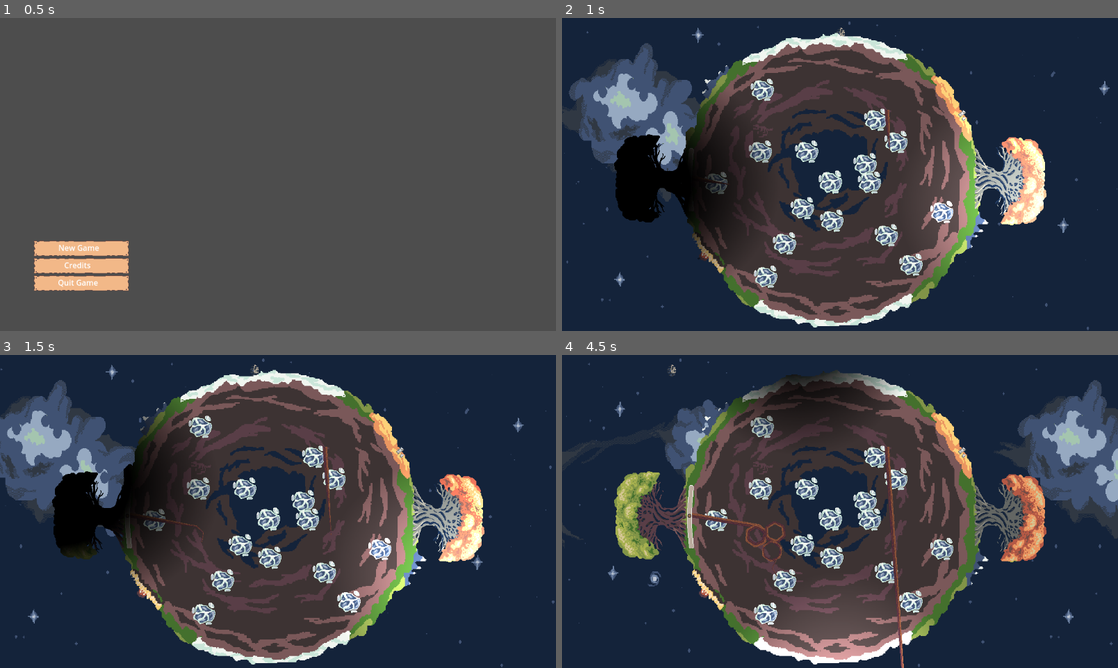
Above: before the commit, frames 1-4 (two rows, left to right).
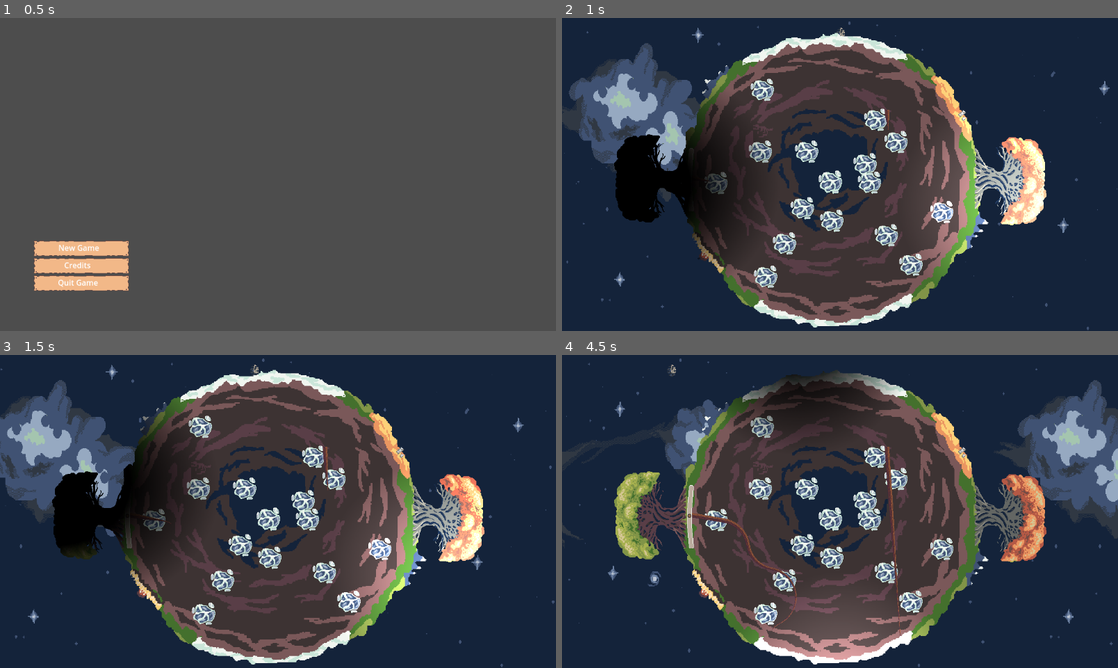
Above: after the commit, the same moments.

Repository: Rotta-Games/ragerootin
Game: Godot game, scene res://main.tscn
The game is run twice, just before and just after one commit, with the same random seed, the same clock (stepped at 60 frames per second) and the same inputs.
Inputs:
- Up to frame 1 (0.5 s): no input
- Up to frame 2 (1 s): click "New Game" at 0.5 s
- Up to frame 3 (1.5 s): hold Right (player1_move_right) from 1.28 s (still down)
- Up to frame 4 (4.5 s): release Right (player1_move_right) at 2.03 s; hold Left (player1_move_left) 2.03-2.78 s; hold Right (player1_move_right) 2.78-4.28 s; hold Left (player1_move_left) from 4.28 s (still down)

Frame 1 is identical in both runs. In frame 2, less than 0.1% of the frame differs, in the area x 25-59%, y 31-54%; in frame 3, 0.1%; in frame 4, 0.6%, in the area x 28-62%, y 41-100%.

Commit message:
Root length and turn speed

Diff:
--- a/player1.gd
+++ b/player1.gd
@@ -7,9 +7,9 @@
 
 func _physics_process(delta):
 	if Input.is_action_pressed("player1_move_left"):
-		root.angle += -root.turn_speed
+		root.angle += -root.turn_speed * delta
 	if Input.is_action_pressed("player1_move_right"):
-		root.angle += root.turn_speed
+		root.angle += root.turn_speed * delta
 
 
 # Called every frame. 'delta' is the elapsed time since the previous frame.
--- a/root.gd
+++ b/root.gd
@@ -4,8 +4,11 @@
 @onready var body = $Line2D/BodyArea
 @onready var head = $Line2D/HeadArea
 @onready var timer = $SegmentTimer
-@export var speed = 200
-@export var turn_speed = 10
+
+@export var speed = 100
+@export var turn_speed = 100
+@export var max_segments = 100
+@export var max_segment_length = 5
 
 var growing = true
 var angle = 10
@@ -26,6 +29,8 @@
 
 
 func _process(delta):
+	if line.get_point_count() >= max_segments:
+		self.growing = false
 	if not growing:
 		return
 	var rotated = head_dir.rotated(angle * delta)
@@ -64,9 +69,13 @@
 	var length = second_last.distance_to(point)
 	rect.extents = Vector2(length / 2, 5)
 
+	if length >= max_segment_length:
+		add_point(point)
+
 
 func _on_segment_timer_timeout():
-	add_point(head_pos)
+	pass
+	# add_point(head_pos)
 
 
 func handle_dead_split(cut_index: int):
